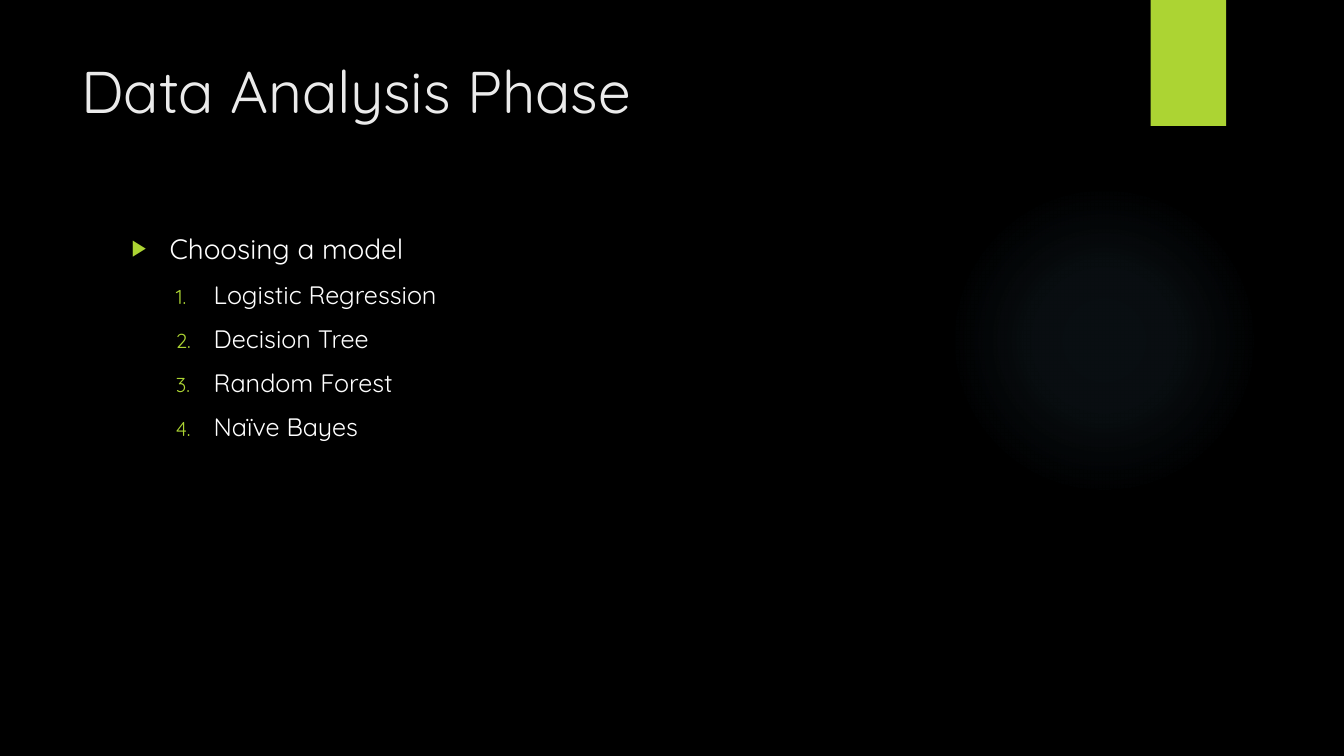
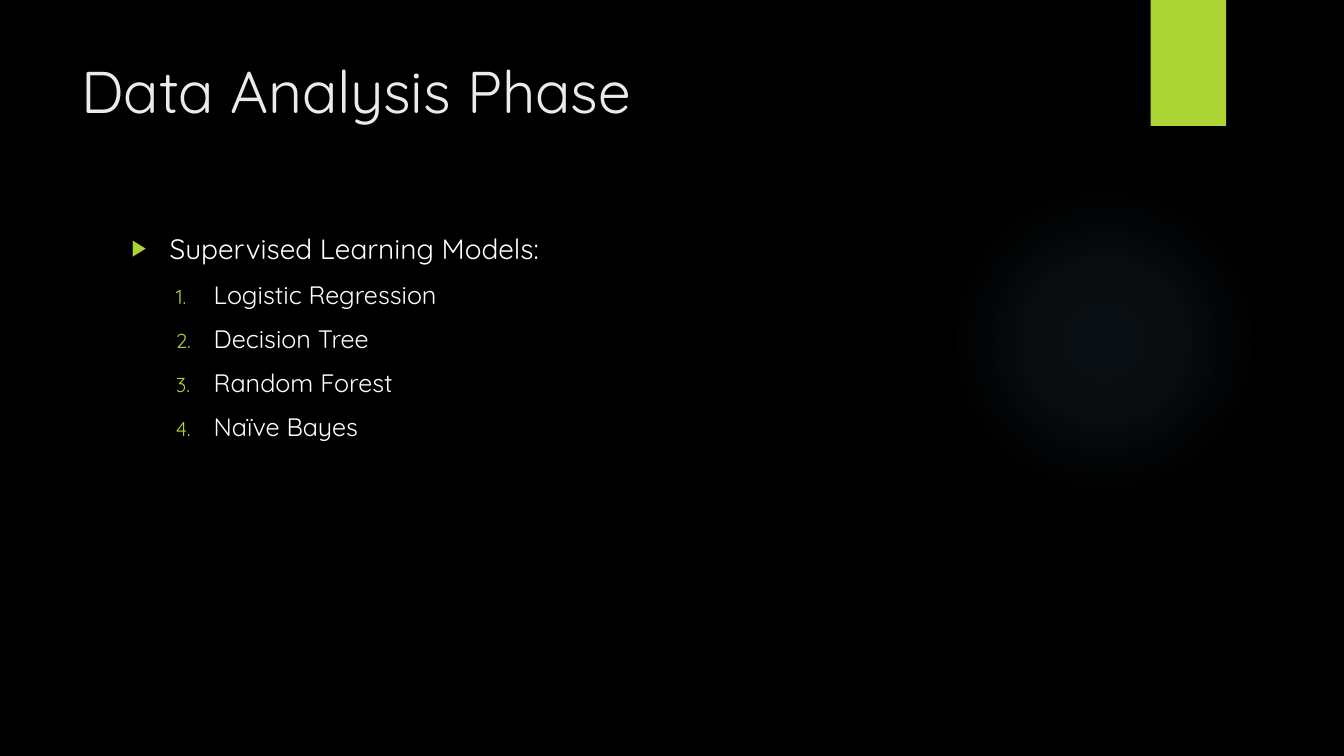
Before and after one commit to johnsetzer3/Disease_Prediction, a slide deck: slide 11 of Team_Code Blue Final Project.pptx. Drawn at 1344x756 pixels with LibreOffice and Linux fonts; fonts in the diff are those of the drawing; background and template pictures are left out. Boxes give left, top, right and bottom in pixels: in the first picture for what was removed or moved away, otherwise in the second. Text is boxed around its words. In the diff, an @@ line names an element or a change of style, - is before the commit and + after.

```diff
--- a/Team_Code Blue Final Project.pptx
+++ b/Team_Code Blue Final Project.pptx
@@ text at [170, 238, 539, 265]: text changed @@
-▶ Choosing a model
+▶ Supervised Learning Models:
```
Also in this commit, not shown: 3 other slides changed, 4 slides added, 1 other file.
